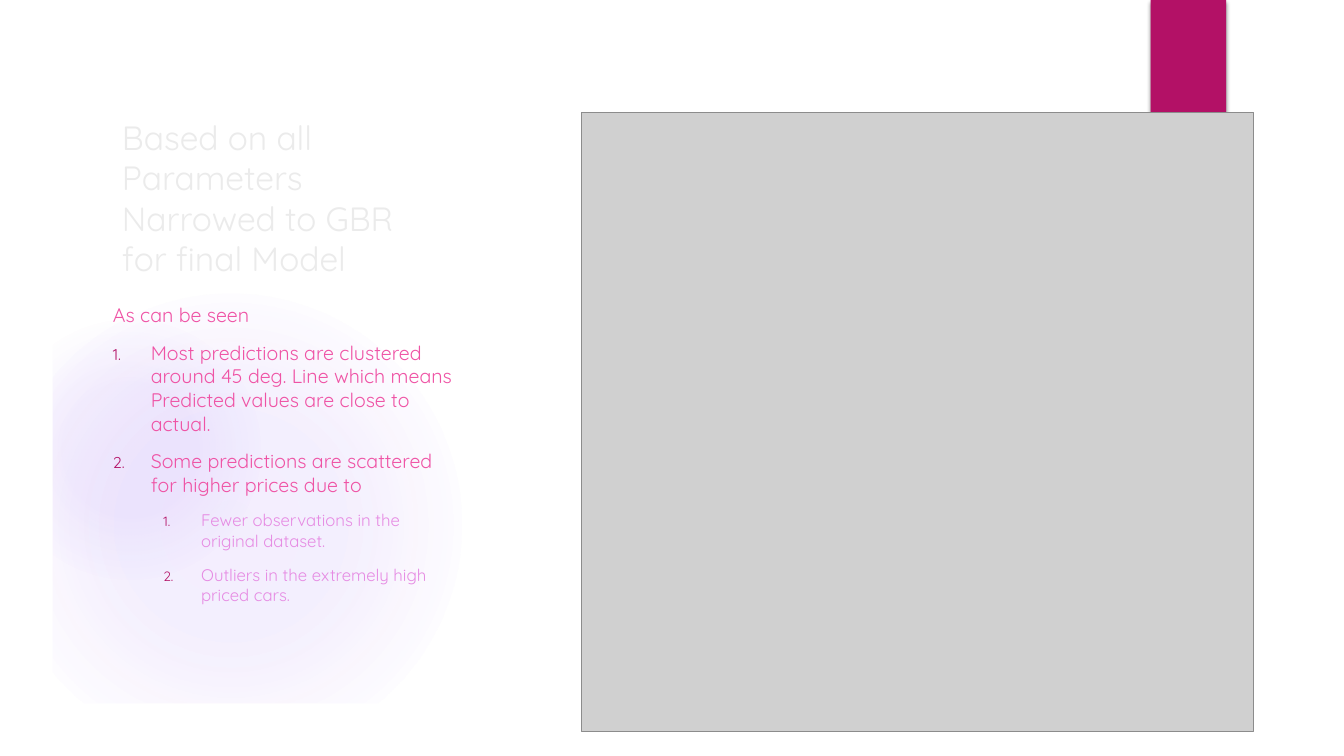
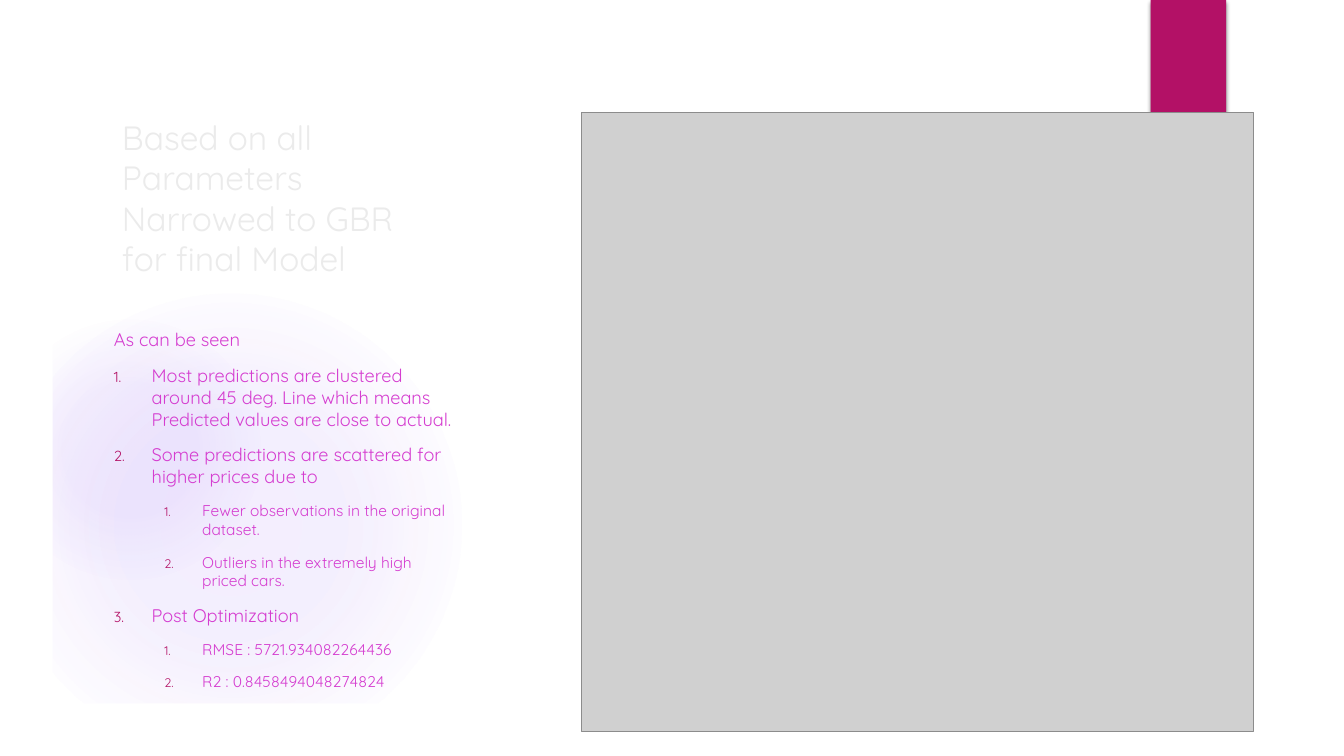
Before and after one commit to dhp6106/insaid-projects, a slide deck: slide 7 of term2/projects/CarSalesPrice/Term3-Project-ML1-Dhaval.pptx (slide 5 before the commit). Drawn at 1344x756 pixels with LibreOffice and Linux fonts; fonts in the diff are those of the drawing; grey boxes stand for pictures; background and template pictures are left out. Boxes give left, top, right and bottom in pixels: in the first picture for what was removed or moved away, otherwise in the second. Text is boxed around its words. In the diff, an @@ line names an element or a change of style, - is before the commit and + after.

```diff
--- a/term2/projects/CarSalesPrice/Term3-Project-ML1-Dhaval.pptx
+++ b/term2/projects/CarSalesPrice/Term3-Project-ML1-Dhaval.pptx
@@ text "As can be seen": place and size @@
-text "As can be seen" at [113,308,452,604]
+text "As can be seen" at [114,332,451,687]
@@ text at [114,332,451,589]: size 14 to 12.9 pt, text colour #EF53A5 to #D53DD0 in "As can be seen", "Most predictions are clustered around 45 deg. ...", "Some predictions are scattered for higher prices ..."; size 12 to 11.1 pt, text colour #E68BE3 to #D53DD0 in "Fewer observations in the original dataset.", "Outliers in the extremely high priced cars." @@
@@ text at [152,609,392,687]: paragraphs added @@
+3. Post Optimization
+  1. RMSE : 5721.934082264436
+  2. R2 : 0.8458494048274824
```
Also in this commit, not shown: 6 other slides changed, 2 slides added, 1 other file.
